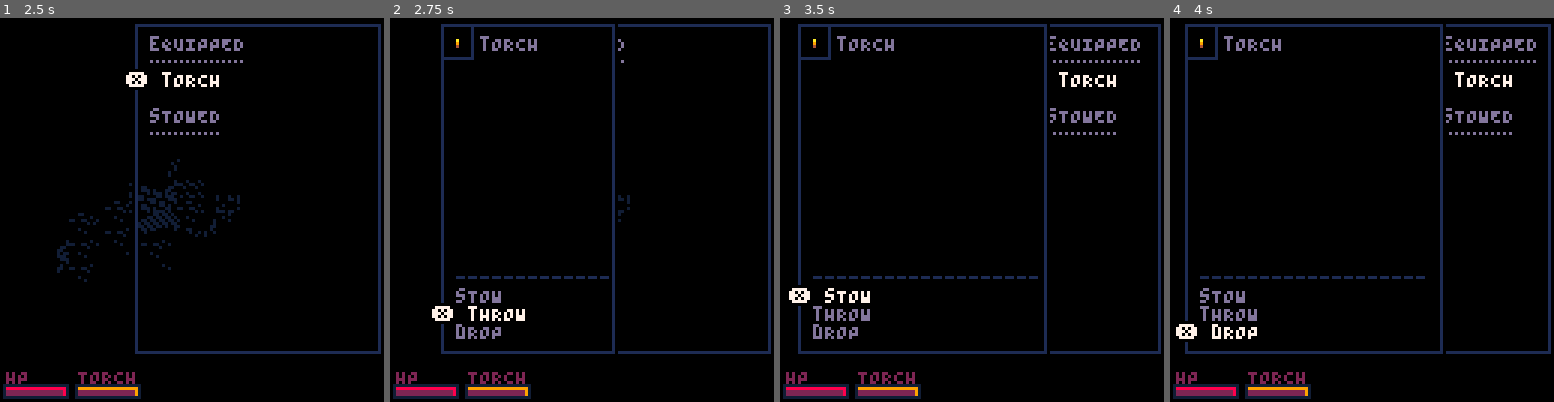
Above: before the commit, frames 1-4 (left to right).
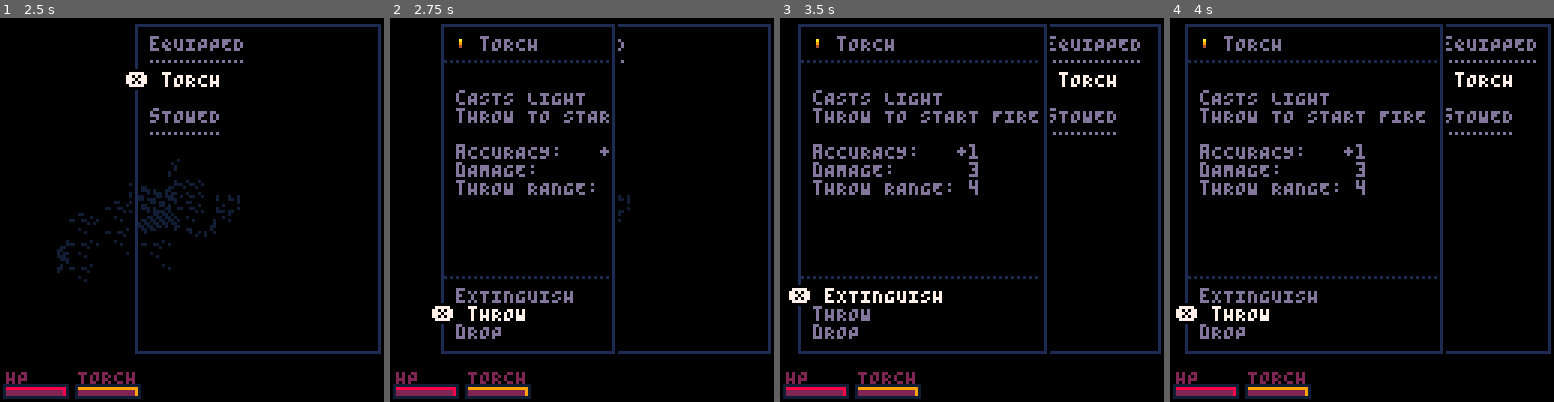
Above: after the commit, the same moments.

Repository: Woflox/intoruins
Game: PICO-8 cartridge cavedunj.p8
Same seed, same stepped clock (60 frames per second), same inputs: the game is played once before the commit and once after it.
Inputs:
- Up to frame 1 (2.5 s): tap O (Z key) at 0.33, 0.7, 1.43, 2.22 s; tap X (X key) at 1.07, 2.07, 2.4 s; hold Left 1.97-2.37 s; hold Down from 2.42 s (still down)
- Up to frame 2 (2.75 s): keep holding Down; tap X (X key) at 2.73 s
- Up to frame 3 (3.5 s): release Down at 2.82 s; hold Right from 2.87 s (still down); tap X (X key) at 3.07, 3.4 s; tap O (Z key) at 3.1 s
- Up to frame 4 (4 s): release Right at 3.53 s; hold Up from 3.58 s (still down); tap X (X key) at 3.73 s; tap O (Z key) at 3.98 s

Frame 1 is identical in both runs. In frame 2, 3.1% of the frame differs, in the area x 14-58%, y 2-75%; in frame 3, 3.6%; in frame 4, 4.7%, in the area x 1-70%, y 2-85%.

Commit message:
Info screen now shows some stats & descriptions

Diff:
--- a/cavedunj.p8
+++ b/cavedunj.p8
@@ -14,22 +14,23 @@
 ,minroomw:3,minroomh:2,roomsizevar:8]])
 entdata={}
 assigntable(entdata,
-[[64=n:yOU,hp:20,atk:0,dmg:2,armor:0,atkanim:patk,light:4,hitshake:true,moveanim:move,deathanim:pdeath
-70=n:rAR,hp:3,atk:0,dmg:1,armor:0,ai:true,pdist:-15,runaway:true,alertsfx:14,hurtsfx:15
-71=n:jACKAL,hp:4,atk:0,dmg:2,armor:0,ai:true,pdist:0,pack:true,movandatk:true,alertsfx:20,hurtsfx:21
-65=n:gOBLIN,hp:7,atk:1,dmg:3,armor:0,ai:true,pdist:0,alertsfx:30,hurtsfx:11
-66=n:gOBLIN MYSTIC,hp:6,atk:1,dmg:3,armor:0,ai:true,pdist:-2,alertsfx:30,hurtsfx:11
-67=n:gOBLIN ARCHER,hp:7,atk:1,dmg:3,armor:0,ai:true,pdist:-3,alertsfx:30,hurtsfx:11
-68=n:gOBLIN WARLOCK,hp:6,atk:1,dmg:3,armor:0,ai:true,pdist:-3,alertsfx:30,hurtsfx:11
-69=n:oGRE,hp:15,atk:2,dmg:8,armor:1,slow:true,knockback:true,stun:2,ai:true,pdist:0,alertsfx:31,hurtsfx:16
-72=n:bAT,hp:4,atk:2,dmg:6,armor:0,movratio:0.6,ai:true,behav:wander,darksight:true,burnlight:true,pdist:0,flying:true,idleanim:batidle,alertsfx:32,hurtsfx:13
-73=n:pINK JELLY,hp:10,atk:1,dmg:2,armor:0,ai:true,pdist:0,moveanim:emove,movratio:0.33,alertsfx:19,hurtsfx:19
-137=n:mUSHROOM,hp:1,blocking:true,sporeburst:12,light:4,lcool:true,deathanim:mushdeath,flippable:true,deathsfx:42
-136=n:bRAZIER,hp:1,nofire:true,blocking:true,hitfire:true,light:4,idleanim:idle3,deathanim:brazierdeath,animspeed:0.3,deathsfx:23
-169=n:cHAIR,hp:2,nofire:true,blocking:true,hitpush:true,dmg:2,stun:1,flippable:true,deathanim:propdeath,animspeed:0.3,deathsfx:23
-200=n:bARREL,hp:2,blocking:true,hitpush:true,dmg:2,stun:1,flammable:true,deathanim:propdeath,animspeed:0.3,deathsfx:23
+[[64=n:yOU,hp:20,atk:0,dmg:2,armor:0,atkanim:patk,light:4,hitshake:t,moveanim:move,deathanim:pdeath
+70=n:rAR,hp:3,atk:0,dmg:1,armor:0,ai:t,pdist:-15,runaway:t,alertsfx:14,hurtsfx:15
+71=n:jACKAL,hp:4,atk:0,dmg:2,armor:0,ai:t,pdist:0,pack:t,movandatk:t,alertsfx:20,hurtsfx:21
+65=n:gOBLIN,hp:7,atk:1,dmg:3,armor:0,ai:t,pdist:0,alertsfx:30,hurtsfx:11
+66=n:gOBLIN MYSTIC,hp:6,atk:1,dmg:3,armor:0,ai:t,pdist:-2,alertsfx:30,hurtsfx:11
+67=n:gOBLIN ARCHER,hp:7,atk:1,dmg:3,armor:0,ai:t,pdist:-3,alertsfx:30,hurtsfx:11
+68=n:gOBLIN WARLOCK,hp:6,atk:1,dmg:3,armor:0,ai:t,pdist:-3,alertsfx:30,hurtsfx:11
+69=n:oGRE,hp:15,atk:2,dmg:8,armor:1,slow:t,
+ack:t,stun:2,ai:t,pdist:0,alertsfx:31,hurtsfx:16
+72=n:bAT,hp:4,atk:2,dmg:6,armor:0,movratio:0.6,ai:t,behav:wander,darksight:t,burnlight:t,pdist:0,flying:t,idleanim:batidle,alertsfx:32,hurtsfx:13
+73=n:pINK JELLY,hp:10,atk:1,dmg:2,armor:0,ai:t,pdist:0,moveanim:emove,movratio:0.33,alertsfx:19,hurtsfx:19
+137=n:mUSHROOM,hp:1,blocking:t,sporeburst:12,light:4,lcool:t,deathanim:mushdeath,flippable:t,deathsfx:42
+136=n:bRAZIER,hp:1,nofire:t,blocking:t,hitfire:t,light:4,idleanim:idle3,deathanim:brazierdeath,animspeed:0.3,deathsfx:23
+169=n:cHAIR,hp:2,nofire:t,blocking:t,hitpush:t,dmg:2,stun:1,flippable:t,deathanim:propdeath,animspeed:0.3,deathsfx:23
+200=n:bARREL,hp:2,blocking:t,hitpush:t,dmg:2,stun:1,flammable:t,deathanim:propdeath,animspeed:0.3,deathsfx:23
 138=n:fIRE,var:effect,light:4,idleanim:fire,deathanim:firedeath,animspeed:0.33
-139=n:sPORES,var:effect,light:4,lcool:true,idleanim:sporeidle,deathanim:firedeath,animspeed:0.33,flippable:true
+139=n:sPORES,var:effect,light:4,lcool:t,idleanim:sporeidle,deathanim:firedeath,animspeed:0.33,flippable:t
 idle3=l012
 fire=01f0l.1.2.3f1f2f3
 firedeath=0_
@@ -48,12 +49,12 @@
 brazierdeath=w33r_
 propdeath=w11r_
 fall=wv0000c00r_
-130=n:tORCH,var:item,slot:wpn,dmg:3,atk:1,lit:true,throw:4,fuel:160,light:4,namenofuel:club,dmgincrease:1
-132=n:sPEAR,var:item,slot:wpn,dmg:3,atk:1,pierce:true,throwbonus:1,throw:8,dmgincrease:1
-133=n:rAPIER,var:item,slot:wpn,dmg:2,atk:2,lunge:true,throw:4,dmgincrease:1
-134=n:aXE,var:item,slot:wpn,dmg:3,atk:1,swing:true,throw:6,dmgincrease:1
-135=n:hAMMER,var:item,slot:wpn,dmg:6,atk:1,stun:2,knockback:true,slow:true,throw:2,dmgincrease:2
-129=n:oAKEN STAFF,var:item
+130=n:tORCH,var:item,slot:wpn,dmg:3,atk:1,lit:t,throw:4,fuel:160,light:4,id:t
+132=n:sPEAR,var:item,slot:wpn,dmg:3,atk:1,pierce:t,throwatk:2,throw:8
+133=n:rAPIER,var:item,slot:wpn,dmg:2,atk:2,lunge:t,throw:4
+134=n:aXE,var:item,slot:wpn,dmg:3,atk:1,swing:t,throw:6
+135=n:hAMMER,var:item,slot:wpn,dmg:6,atk:1,stun:2,knockback:t,slow:t,throw:2,dmgincrease:2
+129=n:oAKEN STAFF,var:item,unid:t
 145=n:dRIFTWOOD STAFF,var:item
 161=n:eBONY STAFF,var:item
 177=n:pUPLEHEART STAFF,var:item
@@ -65,14 +66,14 @@
 157=n:rED CLOAK,var:item,slot:cloak
 158=n:nAVY CLOAK,var:item,slot:cloak
 159=n:cYAN CLOAK,var:item,slot:cloak
-172=n:cYAN ORB,var:item,light:2,lcool:true
+172=n:cYAN ORB,var:item,light:2,lcool:t
 173=n:yELLOW ORB,var:item,light:2
 174=n:rED ORB,var:item,light:2
-175=n:bLACK ORB,var:item,light:2,lcool:true
-188=n:gREEN ORB,var:item,light:2,lcool:true
+175=n:bLACK ORB,var:item,light:2,lcool:t
+188=n:gREEN ORB,var:item,light:2,lcool:t
 189=n:oRANGE ORB,var:item,light:2
-190=n:pURPLE ORB,var:item,light:2,lcool:true
-191=n:pINK ORB,var:item,light:2,lcool:true
+190=n:pURPLE ORB,var:item,light:2,lcool:t
+191=n:pINK ORB,var:item,light:2,lcool:t
 ]],"\n","=")
 
 	adj=vec2list
@@ -432,15 +433,50 @@
  local eqpd = selitem.equipped
  local x=gettrans(42,5)
  frame(x,2,gettrans(42,90.5),111,rectfill)
- menuindex=getindex(menuindex,4)
-
- rect(x,2,x+10,13,1)
- spr(selitem.typ,x+2,4)
- ?"\fd    "..selitem.n.."\n"
+ menuindex=getindex(menuindex,3)
+
+ spr(selitem.typ+(selitem.ai and 16 or 0),x+3,4)
+ ?"\fd    "..selitem.n
+ local statstr="\f1 ……………………………\n\fd"
+ if selitem.id then
+ 	for str in all(split([[
+
+  nAME: =name|
+  cASTS LIGHT
+  tHROW TO START FIRE
+=lit|
+  pIERCING ATTACK=pierce|
+  aRC ATTACK=arc|
+  lUNGE ATTACK=lunge|
+  kNOCKBACK=knockback|
+  hEALTH:      =hp|/=maxhp|
+  aCCURACY:   +=atk|
+  dAMAGE:      =dmg|
+  aRMOR:       =armor|
+  tHROW RANGE: =throw|
+  tHROW ACC:   =throwatk|
+  sTUN:        =stun|
+  cHARGES:     =charge|/=maxcharges]]
+  ,"|"))
+  do
+  	k,v=unpack(split(str,"="))
+	  local val=selitem[v]
+	  if val then
+	   statstr..=k..(val=="t" and "" or selitem[v])
+	  end
+	 end
+	else
+		statstr..="\n  ??????"
+	end
+ ?statstr
+
+ --menu
  cursor(x-3,84)
- ?"\f1  -------------------"
+ ?"\f1 ……………………………"
  listitem(selitem.slot and
-  (eqpd and "sTOW" or "eQUIP")
+  (eqpd and
+   (selitem.lit and "eXTINGUISH" or "sTOW")
+   or "eQUIP")
   or "uSE")
  listitem"tHROW"
  listitem"dROP"
@@ -1258,7 +1294,7 @@
 
 	ent.truname=ent.ai and
 		rnd(split"jeffr,jenn,fluff,glarb,greeb,plort,rust,mell,grimb")..
-		rnd(split"y,o,us maximus,ox,erbee,elia")
+		rnd(split"y,o,us,ox,erbee,elia")
 	add(ents,ent)
 	ent.maxhp=ent.hp
 	ent.statuses={}
